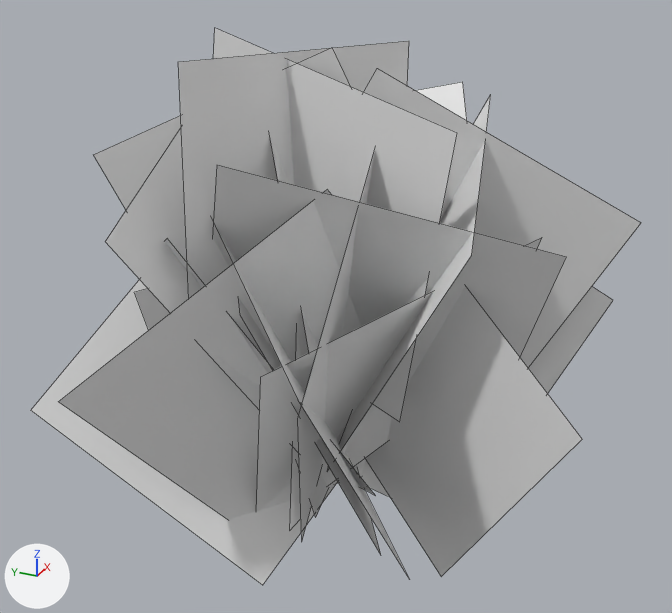
The OBJ model Resources/Meshes/_NEW assets/shrub/small.obj: old version first, new version second.
Before and after are seen from a 50 mm lens placed at (-1.815, -0.86, 1.417), pointed at (0.086, -0.005, 0.467). The axes (+X, +Y, +Z) are drawn at lower left. The lights are the same throughout. Mesh edges are drawn as thin lines. Where no turn or scale is listed for an object, it has been applied to the vertices.

Before the edit, the objects in view are built like this:
```python
me_small = bpy.data.meshes.new('small')
me_small.from_pydata(...)  # 96 vertices, 24 faces; spans x -0.597..0.791, y -0.668..0.619, z -0.167..1.11
ob_small = bpy.data.objects.new('small', me_small)
ob_small.location = (0.0, 0.0, 0.0)
```
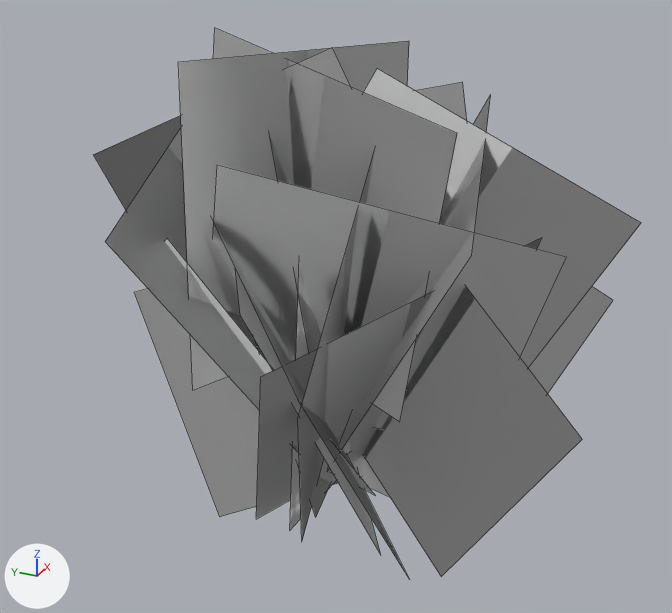
The newer file is also rescaled (x1.056), turned or shifted as a whole; pictures and numbers use the older file's frame.

Boxes (x1, y1, x2, y2) around the edits, measured in the pictures (672 x 613 px):
'small', reshaped (10% narrower): before (31, 28, 641, 585); after (93, 28, 641, 580)
part 1 of me_small, deleted: before (59, 190, 391, 520)
part 2 of me_small, deleted: before (31, 279, 338, 585)

The change in detail:
me_small is used by ob_small; location (0.0, 0.0, 0.0).
me_small had 96 vertices, 24 faces and spanned x -0.597..0.791, y -0.668..0.619, z -0.167..1.11.
me_small now has 88 vertices, 22 faces and spans x -0.597..0.791, y -0.668..0.619, z -0.149..1.11.
me_small part 1: the loose piece of 4 vertices spanning x -0.526..0.179, y -0.349..0.349, z -0.112..0.861 is deleted.
me_small part 2: the loose piece of 4 vertices spanning x -0.363..0.267, y -0.186..0.591, z -0.167..0.709 is deleted.
me_small part 3: the surface is now shaded smooth.
